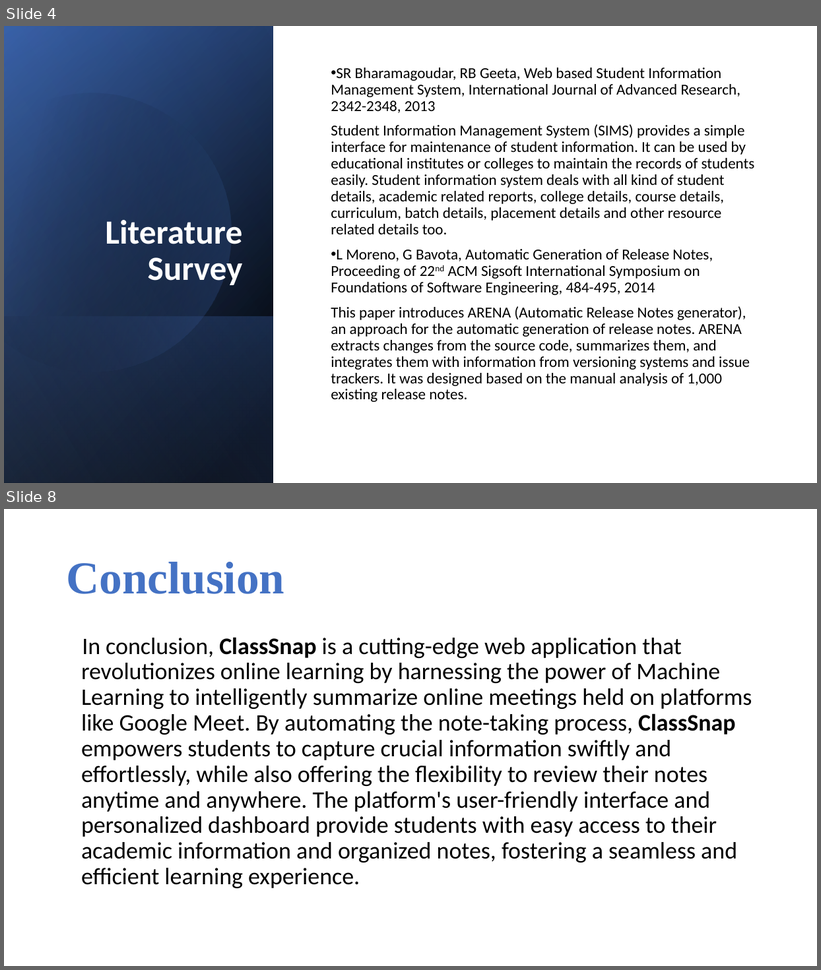
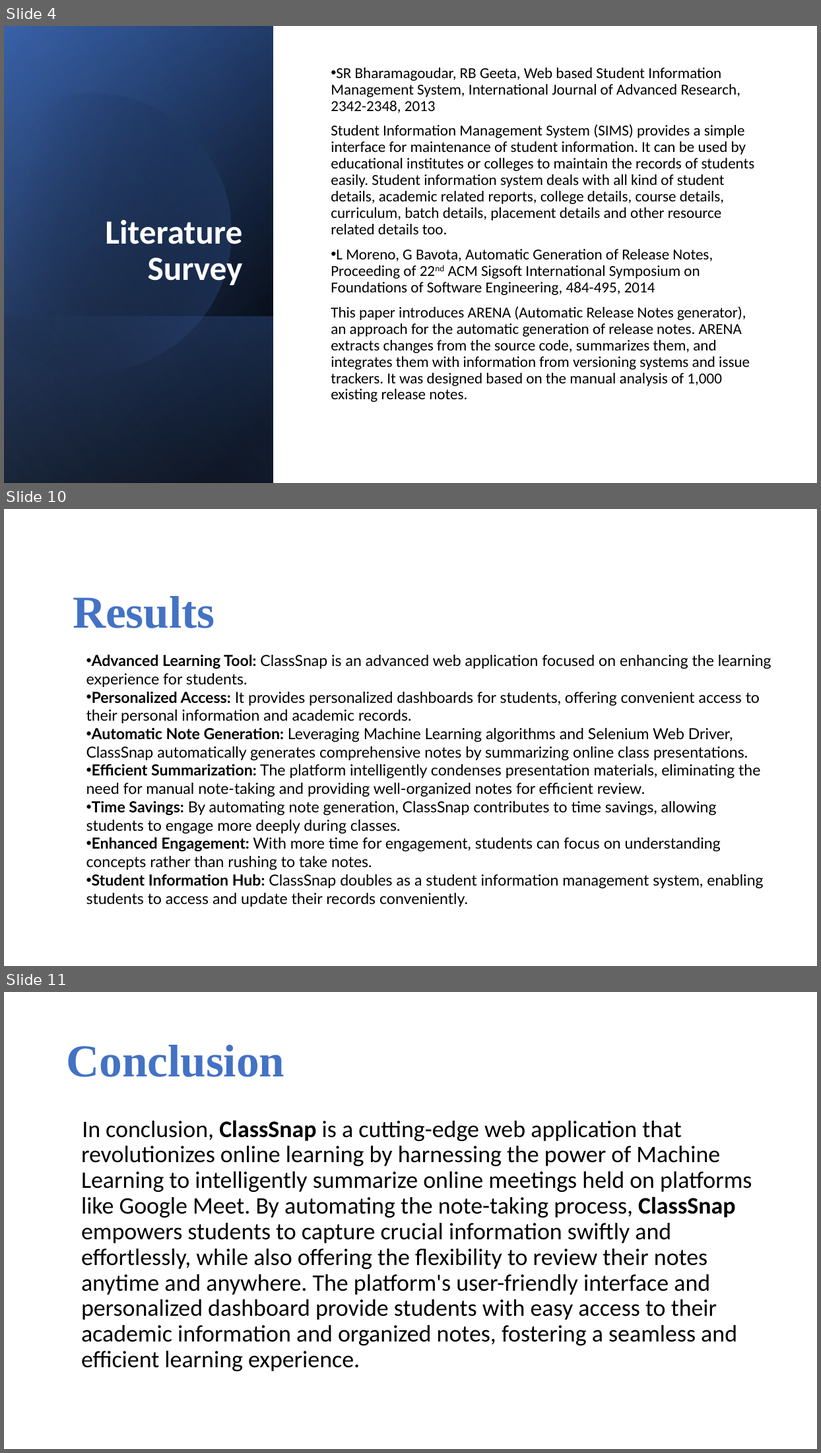
Before and after one commit to SkySingh04/ClassSnap, a slide deck: Documents/ClassSnap.pptx. Shown one above the other, each under a label of ours: slides 4 and 8 before the commit, slides 4, 10 and 11 after it; the slides between them are not shown. The pictures are 821x970 and 821x1453 pixels, drawn with LibreOffice and Linux fonts; fonts in the diff are those of the drawing. Boxes give left, top, right and bottom in pixels: in the first picture for what was removed or moved away, otherwise in the second. Text is boxed around its words. In the diff, an @@ line names an element or a change of style, - is before the commit and + after.

```diff
--- a/Documents/ClassSnap.pptx
+++ b/Documents/ClassSnap.pptx
@@ slide 10 added at (x1=4, y1=509, x2=817, y2=966), background #FFFFFF @@
@@ text added at (x1=73, y1=596, x2=215, y2=628), 54 pt, text #4472C4, bold @@
+Results
@@ text added at (x1=86, y1=654, x2=772, y2=907), 18 pt, text #000000 @@
+• Advanced Learning Tool: ClassSnap is an advanced web application focused on enhancing the learning experience for students.
+• Personalized Access: It provides personalized dashboards for students, offering convenient access to their personal information and academic records.
+• Automatic Note Generation: Leveraging Machine Learning algorithms and Selenium Web Driver, ClassSnap automatically generates comprehensive notes by summarizing online class presentations.
+• Efficient Summarization: The platform intelligently condenses presentation materials, eliminating the need for manual note-taking and providing well-organized notes for efficient review.
+• Time Savings: By automating note generation, ClassSnap contributes to time savings, allowing students to engage more deeply during classes.
+• Enhanced Engagement: With more time for engagement, students can focus on understanding concepts rather than rushing to take notes.
+• Student Information Hub: ClassSnap doubles as a student information management system, enabling students to access and update their records conveniently.
@@ what was slide 8 is now slide 11 @@
```
Also in this commit, not shown: 4 slides changed, 2 other slides added.
